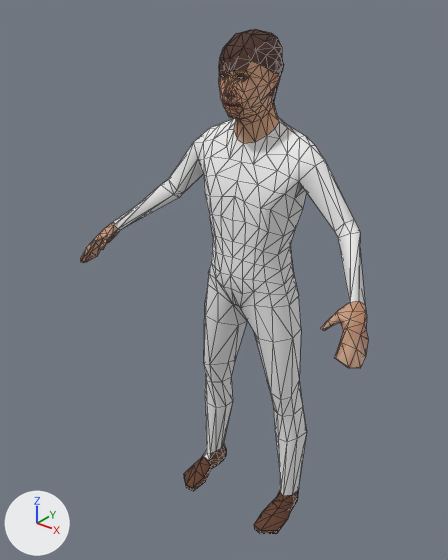
A saved change to the glTF model assets/world/aerobics_3.far.glb.
Rendered twice from a 50 mm camera at (1.024, -1.437, 1.696) aimed at (-0.047, -0.099, 0.866). The lights are fixed; the arrows at lower left show +X, +Y and +Z. The first picture is the older version. Mesh edges are drawn as thin lines. Vertices at exactly the same position are counted once.

In view in the first picture: 'person_mesh'.
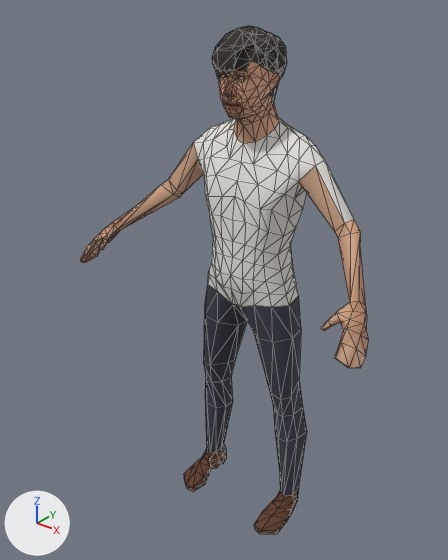
Where the change shows, as pixel boxes (x1, y1, x2, y2) in the pictures (448 x 560 px; the box of a moved part takes in the faces that stretch with it):
'person_mesh', reshaped: before (80, 29, 368, 534); after (80, 26, 368, 534)
part 1 of me_person_mesh, added: after (212, 26, 287, 79)
part 2 of me_person_mesh, moved or reshaped: (204, 175, 285, 232) in both
part 3 of me_person_mesh, moved or reshaped: (193, 450, 226, 491) in both
part 4 of me_person_mesh, reshaped: (220, 72, 244, 83) in both
part 5 of me_person_mesh, recoloured: (204, 450, 210, 460) in both
part 6 of me_person_mesh, recoloured: (113, 142, 367, 315) in both
part 7 of me_person_mesh, recoloured (white to greyish blue): (204, 285, 307, 496) in both
part 8 of me_person_mesh, recoloured: (194, 118, 354, 307) in both

The edits, one by one:
Material 'color_namuhekam_male_polo_shirt' (mat_color_namuhekam_male_polo_shirt) is new.
Its base color is (0.807, 0.791, 0.745) (white #e8e6e0).
Its roughness is 0.9.
Material 'color_mindfront_male_trousers_1' (mat_color_mindfront_male_trousers_1) is new.
Its base color is (0.0423, 0.0497, 0.0685) (greyish blue #3a3f4a).
Its roughness is 0.9.
me_person_mesh is used by ob_person_mesh; location (0.0, 0.0, 0.0).
Verts and faces of me_person_mesh; kept vertices keep their numbers, new ones are numbered from 838.
Before the commit, vertices of me_person_mesh: 60 (0.09, -0.11, 1.13) at pixel (260, 208), 228 (-0.09, -0.11, 1.13) at pixel (209, 195).
Before the commit, vertices of me_person_mesh: 382 (-0.14, 0.02, 0.02) at pixel (223, 460), 383 (-0.15, 0.05, 0.02) at pixel (226, 455), 385 (-0.15, 0.03, 0.01) at pixel (223, 458), 386 (-0.17, 0.05, 0.01), 388 (-0.13, -0.11, 0.01) at pixel (205, 481).
Before the commit, vertices of me_person_mesh: 389 (-0.19, 0.01, 0.01), 390 (-0.2, -0.02, 0.02), 392 (-0.15, -0.01, 0.01) at pixel (217, 465), 394 (-0.21, -0.07, 0.01).
me_person_mesh had 838 vertices, 1644 faces and spanned x -0.5..0.5, y -0.31..0.1, z 0.0..1.58.
me_person_mesh now has 803 vertices, 1564 faces and spans x -0.5..0.5, y -0.31..0.1, z 0.0..1.59.
me_person_mesh part 1: a new loose piece of 43 vertices spanning x -0.08..0.07, y -0.14..0.07, z 1.38..1.59, in mat_color_short03 (black #2e2925).
Part 2, on me_person_mesh:
Vertex 60 moves to (0.09, -0.12, 1.13), pixel (259, 209).
Vertex 228 moves to (-0.09, -0.12, 1.13), pixel (207, 196).
Part 3, on me_person_mesh:
Vertices 382, 383, 390 move by (0.0, 0.0, -0.02).
Vertices 385, 386, 388, 389, 392, 394 move by (0.0, 0.0, -0.01).
Part 4, on me_person_mesh:
78 vertices are removed from x -0.04..0.04, y -0.13..-0.11, z 1.46..1.49.
212 faces are deleted.
8 vertices move within x -0.04..0.04, y -0.13..-0.11, z 1.47..1.48.
24 new faces join them, mat_eyes (picture img_image_0).
40 new faces join them, mat_skin (picture img_image_1).
me_person_mesh part 5: 4 faces spanning x -0.21..-0.15, y -0.06..-0.02, z 0.05..0.09 switch from mat_color_male_casualsuit03 (white #f2f2f2) to mat_color_shoes01 (brown #623e2c).
me_person_mesh part 6: 94 faces spanning x -0.46..0.46, y -0.19..0.07, z 0.93..1.37 switch from mat_color_male_casualsuit03 (white #f2f2f2) to mat_skin (picture img_image_1).
me_person_mesh part 7: 176 faces spanning x -0.21..0.21, y -0.1..0.09, z 0.08..0.91 switch from mat_color_male_casualsuit03 (white #f2f2f2) to mat_color_mindfront_male_trousers_1 (greyish blue #3a3f4a).
me_person_mesh part 8: 342 faces spanning x -0.32..0.32, y -0.12..0.1, z 0.77..1.36 switch from mat_color_male_casualsuit03 (white #f2f2f2) to mat_color_namuhekam_male_polo_shirt (white #e8e6e0).
Other edits to the shape of me_person_mesh do not show in these pictures.
